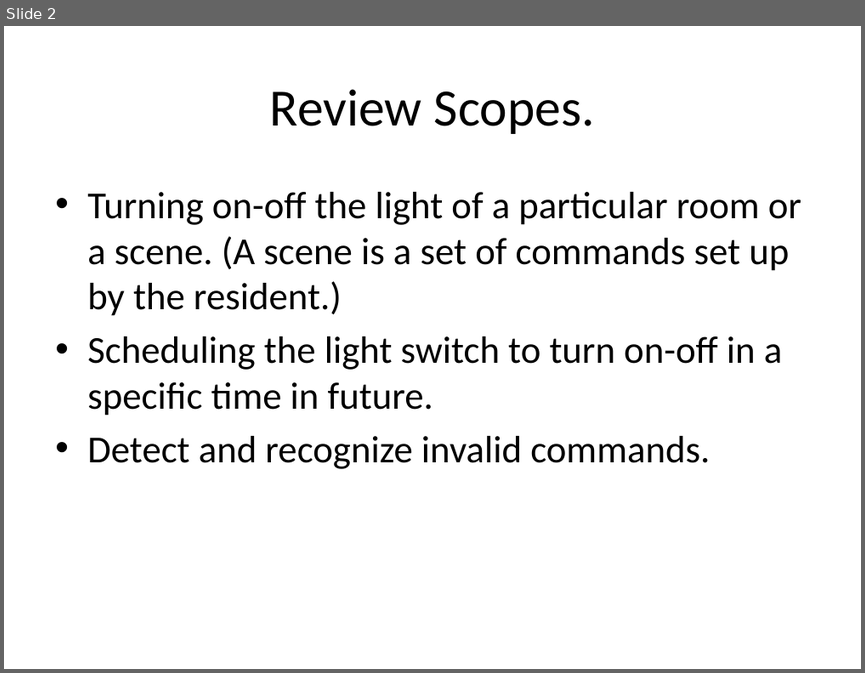
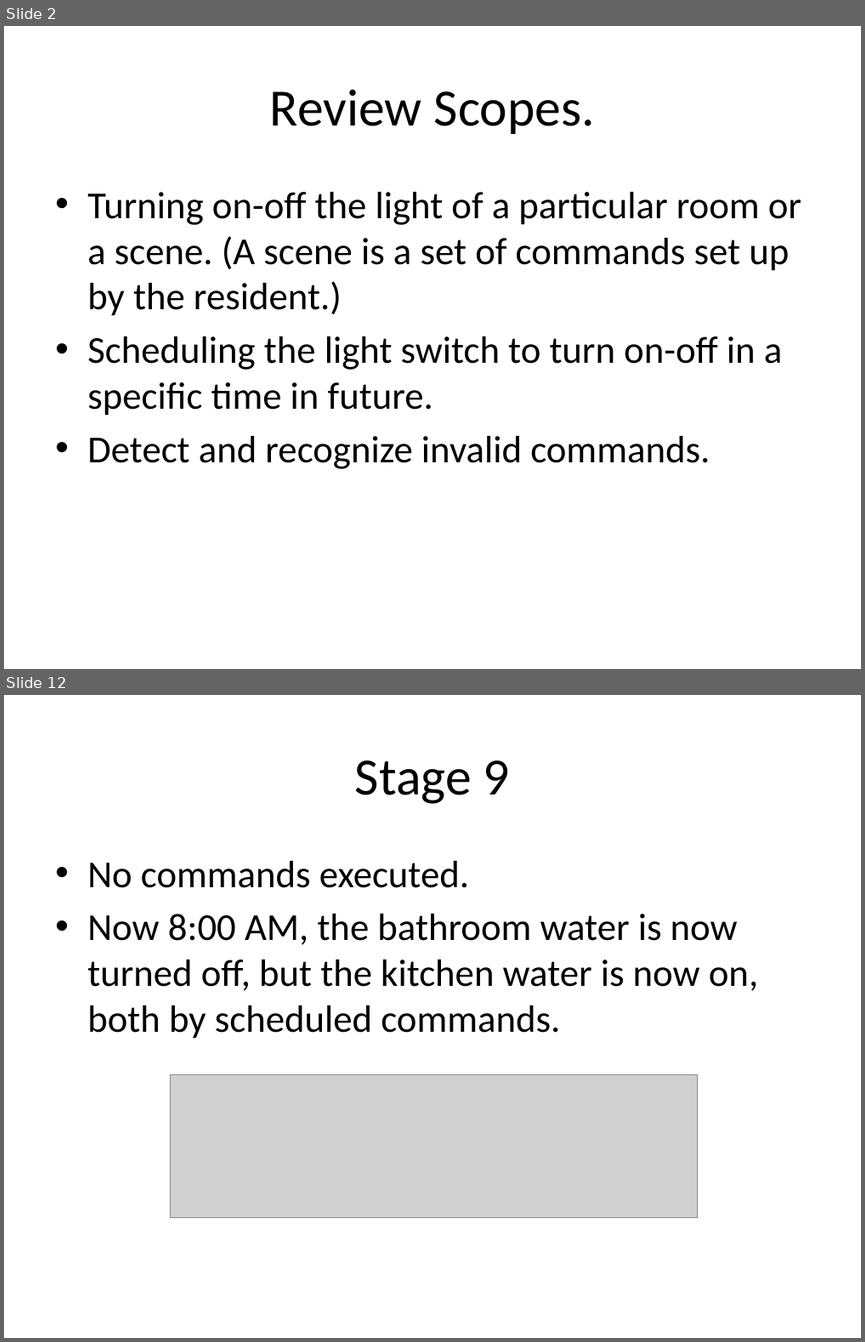
Before and after one commit to jzrlza/SmartHomePrototype, a slide deck: project_presentation.pptx. Shown one above the other, each under a label of ours: slide 2 before the commit, slides 2 and 12 after it; the slides between them are not shown. The pictures are 865x673 and 865x1342 pixels, drawn with LibreOffice and Linux fonts; fonts in the diff are those of the drawing; grey boxes stand for pictures. Boxes give left, top, right and bottom in pixels: in the first picture for what was removed or moved away, otherwise in the second. Text is boxed around its words. In the diff, an @@ line names an element or a change of style, - is before the commit and + after.

```diff
--- a/project_presentation.pptx
+++ b/project_presentation.pptx
@@ slide 12 added at box(4, 695, 861, 1338), background #FFFFFF @@
@@ title added at box(355, 760, 510, 804), 44 pt, text #000000 @@
+Stage 9
@@ text added at box(87, 861, 758, 1038), 32 pt, text #000000 @@
+• No commands executed.
+• Now 8:00 AM, the bathroom water is now turned off, but the kitchen water is now on, both by scheduled commands.
@@ picture added at box(171, 1075, 697, 1218) @@
```
Also in this commit, not shown: 10 slides changed, 10 other slides added, 8 slides removed.
